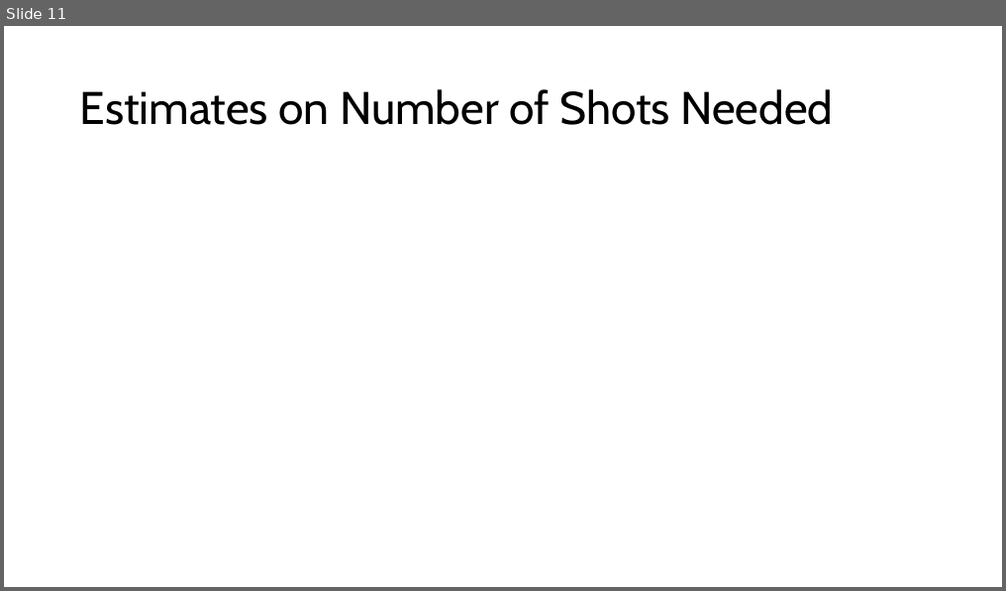
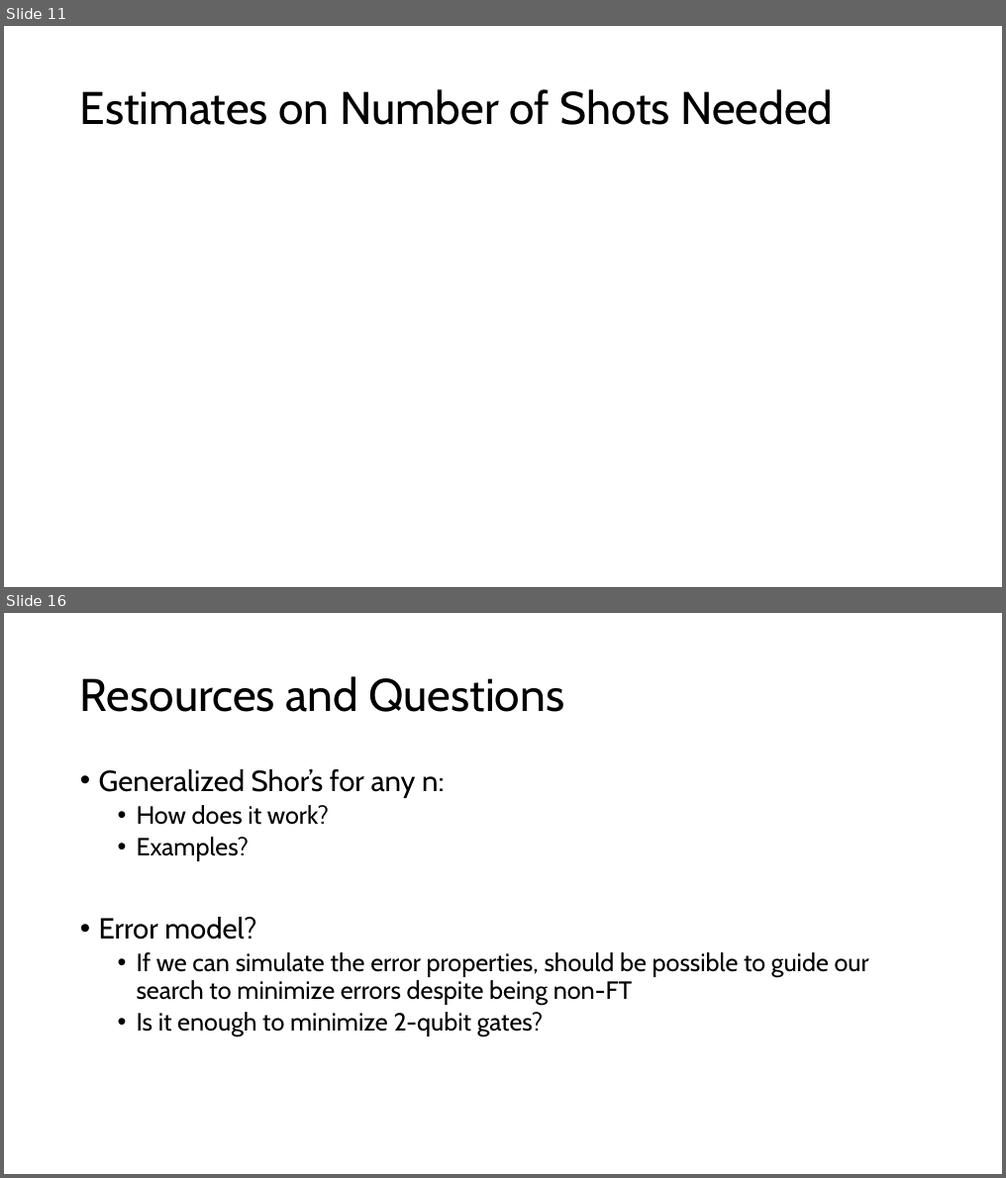
Before and after one commit to Baker-Group-UT/iceberg-compiler, a slide deck: direction.pptx. Shown one above the other, each under a label of ours: slide 11 before the commit, slides 11 and 16 after it; the slides between them are not shown. The pictures are 1006x591 and 1006x1178 pixels, drawn with LibreOffice and Linux fonts; fonts in the diff are those of the drawing; grey boxes stand for pictures. Boxes give left, top, right and bottom in pixels: in the first picture for what was removed or moved away, otherwise in the second. Text is boxed around its words. In the diff, an @@ line names an element or a change of style, - is before the commit and + after.

```diff
--- a/direction.pptx
+++ b/direction.pptx
@@ slide 16 added at (4, 613, 1002, 1174), background #FFFFFF @@
@@ title added at (80, 676, 564, 712), 44 pt, text #000000 @@
+Resources and Questions
@@ text added at (99, 769, 869, 1037), 24 pt, text #000000 @@
+• Generalized Shor’s for any n:
+  • How does it work?
+  • Examples?
+• Error model?
+  • If we can simulate the error properties, should be possible to guide our search to minimize errors despite being non-FT
+  • Is it enough to minimize 2-qubit gates?
```
Also in this commit, not shown: 10 other slides added, 3 other files.
